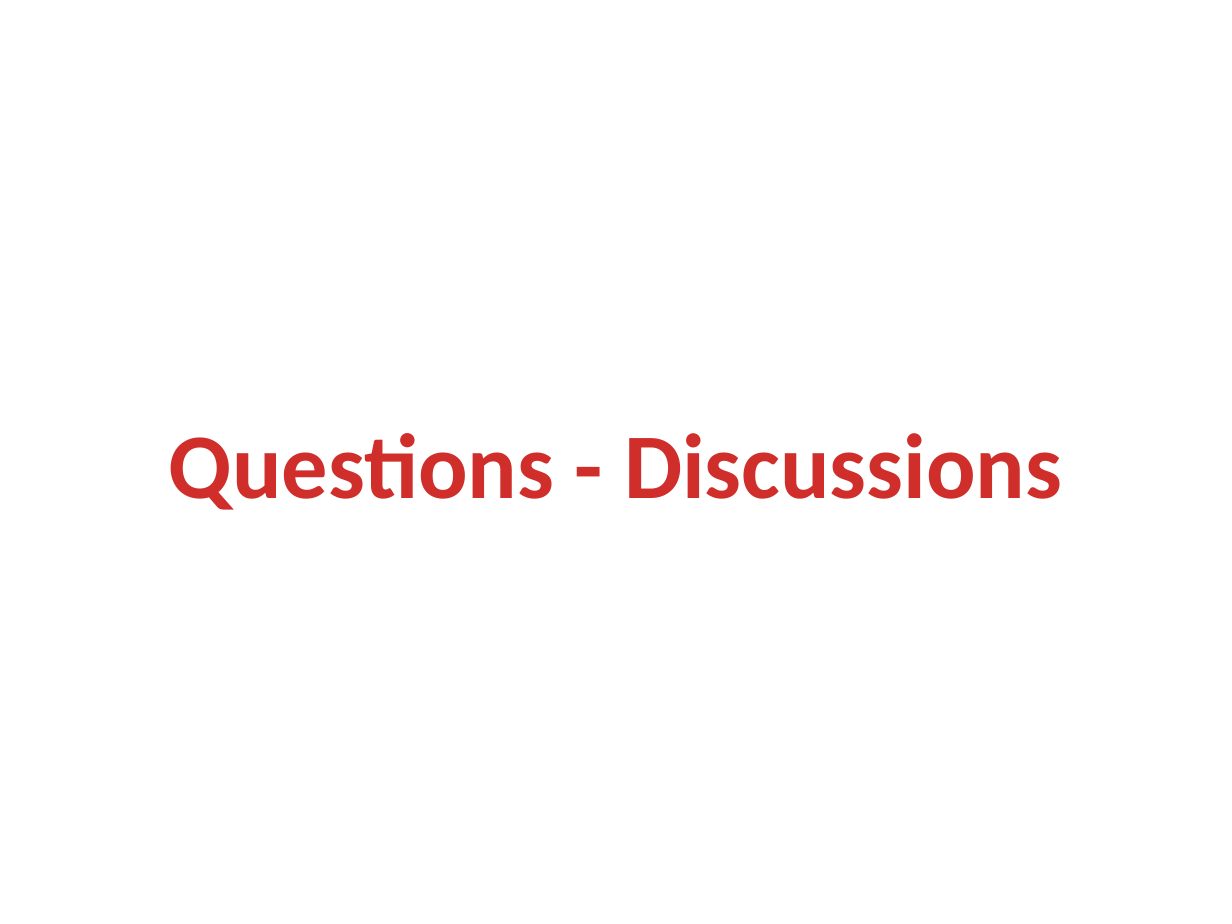
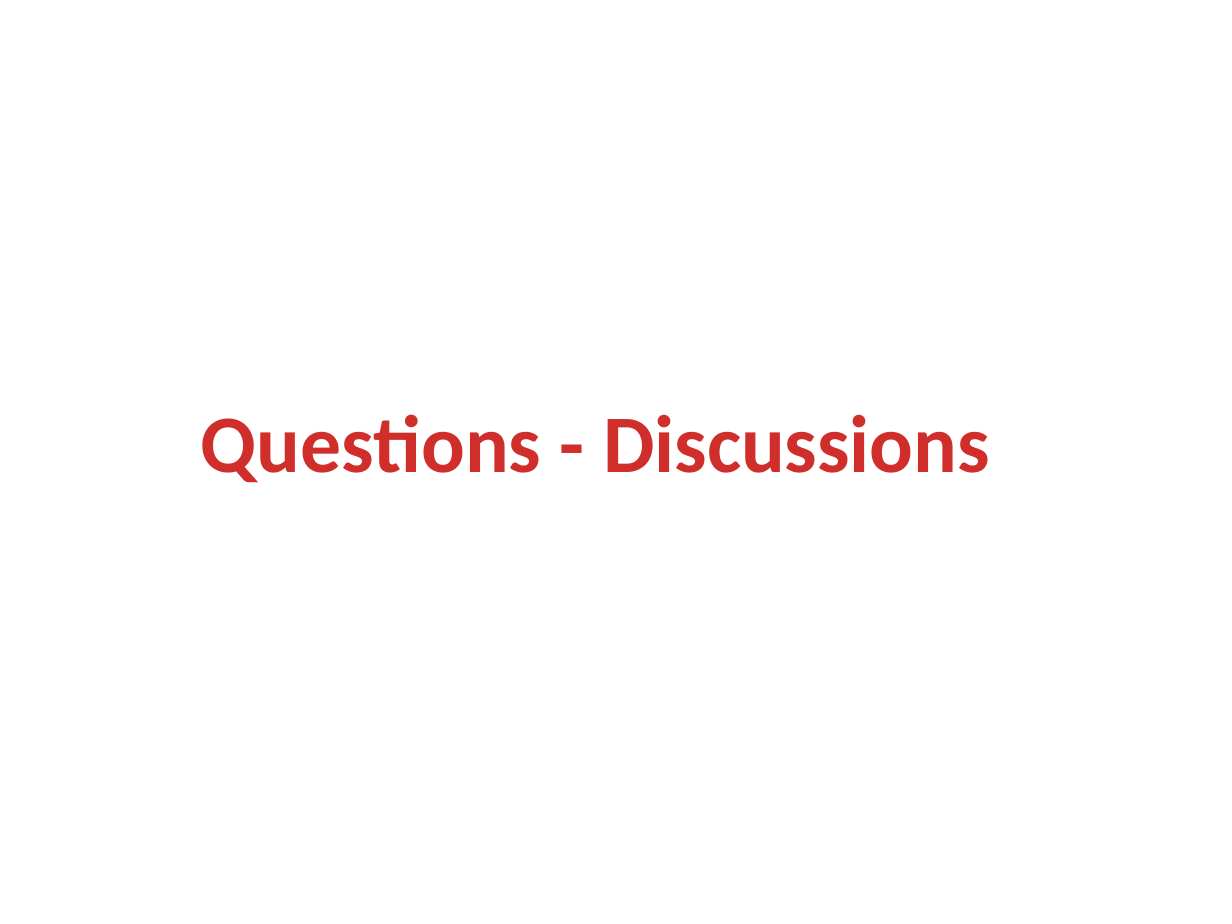
Before and after one commit to hanbei/git_tutorial, a slide deck: slide 38 of architektur.pptx. Drawn at 1232x924 pixels with LibreOffice and Linux fonts; fonts in the diff are those of the drawing. Boxes give left, top, right and bottom in pixels: in the first picture for what was removed or moved away, otherwise in the second. Text is boxed around its words. In the diff, an @@ line names an element or a change of style, - is before the commit and + after.

```diff
--- a/architektur.pptx
+++ b/architektur.pptx
@@ title "Questions - Discussions": place and size @@
-title "Questions - Discussions" at box(169, 433, 1062, 510)
+title "Questions - Discussions" at box(201, 414, 990, 483)
@@ title "Questions - Discussions" at box(201, 414, 990, 483): size 54 to 47.7 pt; vertical alignment top to middle @@
```
Also in this commit, not shown: 11 other slides changed.
